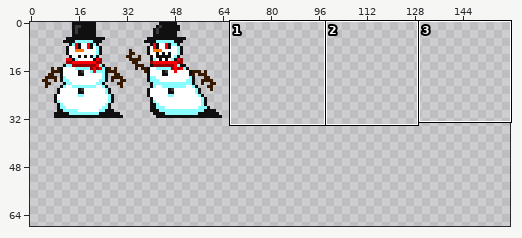
File history of a sprite sheet, src/assets/images/LD31_snowman.png. Above, an overview of the earlier version with the close-up marked.
Close-up. Before the edit:
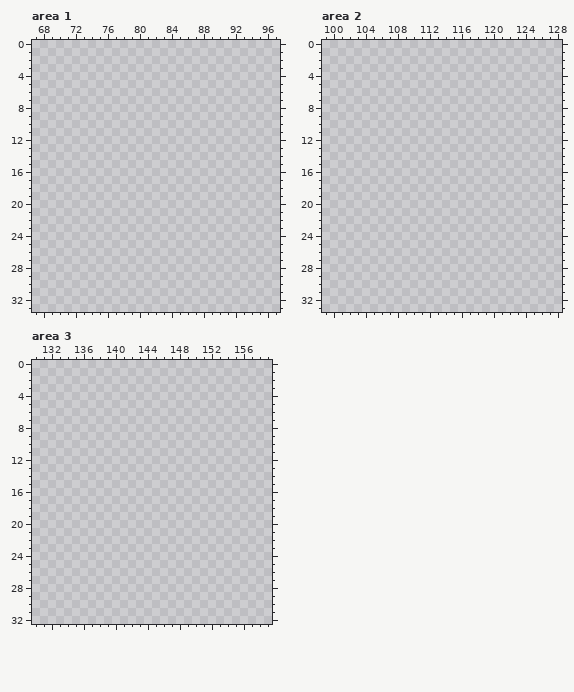
Shown: area 1: x 67..97, y 0..33; area 2: x 99..128, y 0..33; area 3: x 130..159, y 0..32. The wide view leaves out empty margins. The commit also changed other parts of the picture, which this record leaves out.
New version:
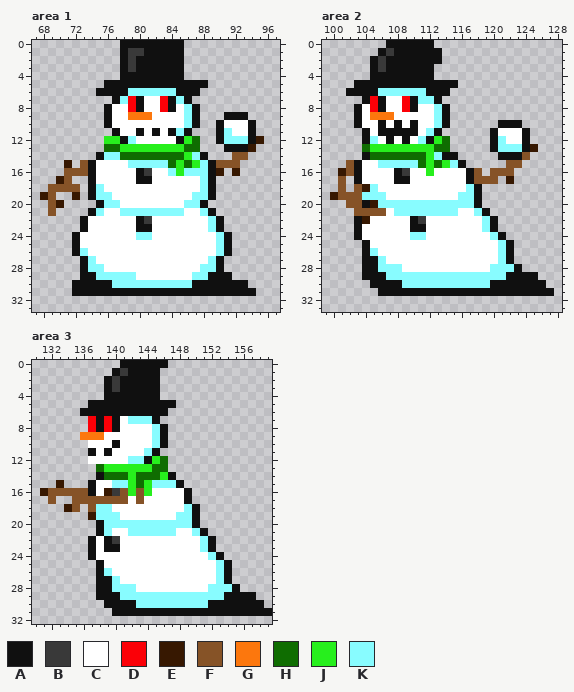
Palette (. is transparent): A #101010  B #393939  C #ffffff  D #fb0007  E #371801  F #865327  G #fc770d  H #0f6d01  J #27ef1d  K #88fcff
From old to new:
file 320x320 -> 480x480 pixels (blocks of 2x2 -> 3x3; one block is one cell here)
Changed rows in their new state; - is an unchanged pixel.
Area 1:
first column x 68:
 0 ----------AAAAAAAA----------
 1 ----------ABBAAAAA----------
 2 ----------ABAAAAAA----------
 3 ----------ABAAAAAA----------
 4 ----------AAAAAAAA----------
 5 --------AAAAAAAAAAAAA-------
 6 -------AAAAKKKKKKAAA--------
 7 ---------AKDACCDAKA---------
 8 --------ACCDACCDACKA--------
 9 --------ACCGGGCCCCKA---AAA--
10 --------ACCCCCCCCCKA--ACCCA-
11 ---------ACCACACAKA---AKCCA-
12 --------JJAKCCCCCAJH--AKKKAE
13 --------HHJJJJJJJJHH---AAAE-
14 -------AKKHHHHHHHHJKA---FF--
15 ---E-FACCCCKKKKKHJHJKAFFF---
16 ---FFFACCCCCABCCKJKKKAE-E---
17 --EF--ACCCCCAACCCCCCKA------
18 -FFFF-AKCCCCCCCCCCCCKA------
19 EF--E-AKKCCCCCCCCCCKKA------
20 -FE----AKKCCCCCCCCKKA-------
21 -F----AKCCKKKKKKKKCCKA------
22 -----ACCCCCCABCCCCCCCKA-----
23 -----ACCCCCCAACCCCCCCKA-----
24 ----ACCCCCCCKKCCCCCCCCKA----
25 ----ACCCCCCCCCCCCCCCCCKA----
26 ----AKCCCCCCCCCCCCCCCCKA----
27 -----AKCCCCCCCCCCCCCCKA-----
28 -----AKKCCCCCCCCCCCCKKA-----
29 -----AAKKKKKCCCCCCCKKAAA----
30 ----AAAAAKKKKKKKKKKAAAAAAA--
31 ----AAAAAAAAAAAAAAAAAAAAAAA-
Area 2:
first column x 100:
 0 -------AAAAAA---------------
 1 ------ABAAAAAA--------------
 2 -----ABAAAAAAA--------------
 3 -----ABAAAAAA---------------
 4 -----AAAAAAAA---------------
 5 ---AAAAAAAAAAAAA------------
 6 --AAAAKKKKKKAAA-------------
 7 ----ADACCDAKKA--------------
 8 ---ACDACCDACCKA-------------
 9 ---ACGGGCCCCCKA-------------
10 ---ACCACACACCKA------AAA----
11 ----ACAAAAACKA------ACCCA---
12 ----AKCACACKAJH-----AKCCA---
13 ----HJJJJJJJJHH-----AKKKAE--
14 ----AHHHHHHHJKAA-----AAAF---
15 --FACCKKKKKHJHJKA-----FF----
16 -EFACCCCABCCJCCCCAF-FFF-----
17 -F-ACCCCAACCCCCCCAFFF-E-----
18 -F-FEKCCCCCCCCCCCKA---------
19 EFFFKKKCCCCCCCCCKKA---------
20 --FFAEKKKKKKKKKKKKA---------
21 ---FFFFCKKKKKKKKCCKA--------
22 ---AECCCCCABCCCCCCCKA-------
23 ---ACCCCCCAACCCCCCCKA-------
24 ---ACCCCCCKKCCCCCCCCKA------
25 ----ACCCCCCCCCCCCCCCCKA-----
26 ----AKCCCCCCCCCCCCCCCKA-----
27 ----AAKCCCCCCCCCCCCCCKA-----
28 ----AAKKKCCCCCCCCCCCKKKA----
29 ----AAAKKKKKKKKKKKKKKKAAAA--
30 -----AAAAKKKKKKKKKKKAAAAAAA-
31 ------AAAAAAAAAAAAAAAAAAAAAA
Area 3:
first column x 131:
 0 ----------AAAAAA-------------
 1 ---------ABAAAA--------------
 2 --------ABAAAAA--------------
 3 --------ABAAAAA--------------
 4 --------AAAAAAA--------------
 5 ------AAAAAAAAAAA------------
 6 -----AAAAAAAAAAA-------------
 7 ------DADACKKKA--------------
 8 ------DADACCCCKA-------------
 9 -----GGGCCCCCCKA-------------
10 ------CCCACCCCKA-------------
11 ------ACACCCCKA--------------
12 ------CCCCCKKAJH-------------
13 -------HJJJJJJHH-------------
14 -------AHHHJHHHJA------------
15 --E---ACCKKJHJKKKA-----------
16 EFFFFFACEBFJFJCCCCA----------
17 -F--FFFFFFFCFCCCCCA----------
18 ---EF-FKKCCCCCCCCCKA---------
19 ------EKKKCCCCCCCKKA---------
20 -------AKKKKKKKKKKKA---------
21 -------AKCCKKKKKKCCKA--------
22 ------ACABCCCCCCCCCCKA-------
23 ------ACAACCCCCCCCCCKA-------
24 ------ACCCCCCCCCCCCCCKA------
25 -------ACCCCCCCCCCCCCCKA-----
26 -------AKCCCCCCCCCCCCCKA-----
27 -------AAKCCCCCCCCCCCCKA-----
28 -------AAKKKCCCCCCCCCKKKA----
29 -------AAAKKKKKKKKKKKKKAAAA--
30 --------AAAAKKKKKKKKKAAAAAAA-
31 ---------AAAAAAAAAAAAAAAAAAAA
Where, in picture pixels (left, top, right, bottom), the same in both close-ups:
added: (40, 40, 264, 296)
added: (330, 40, 554, 296)
added: (40, 360, 272, 616)
